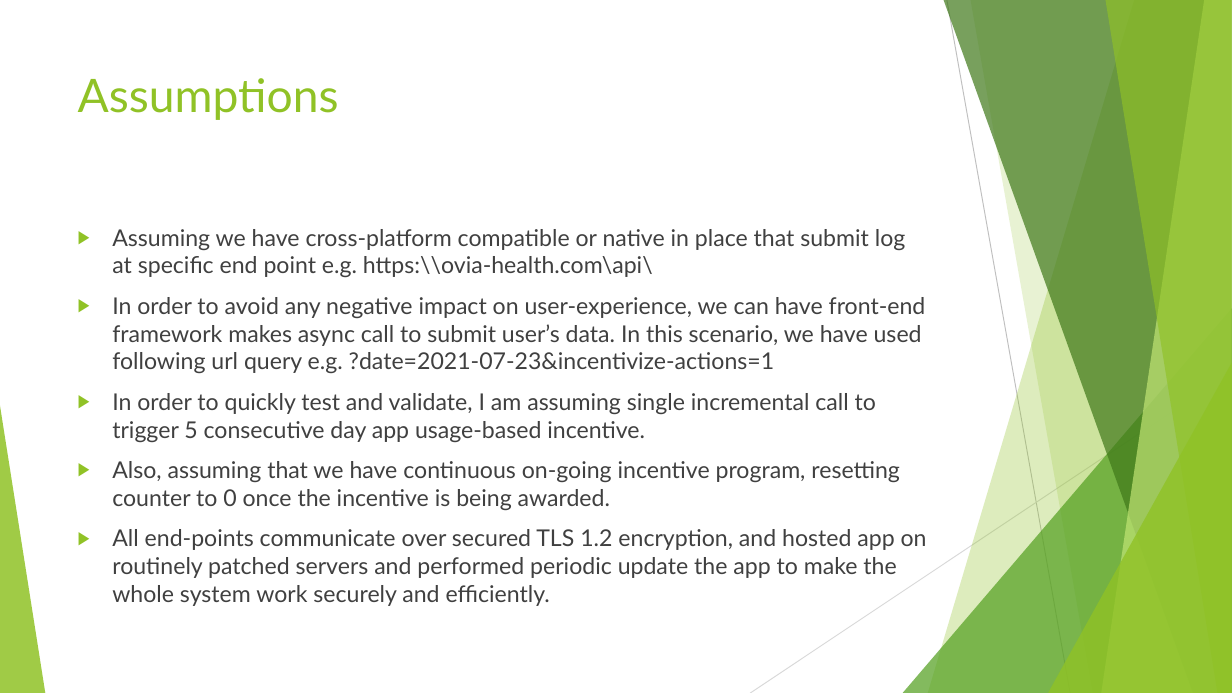
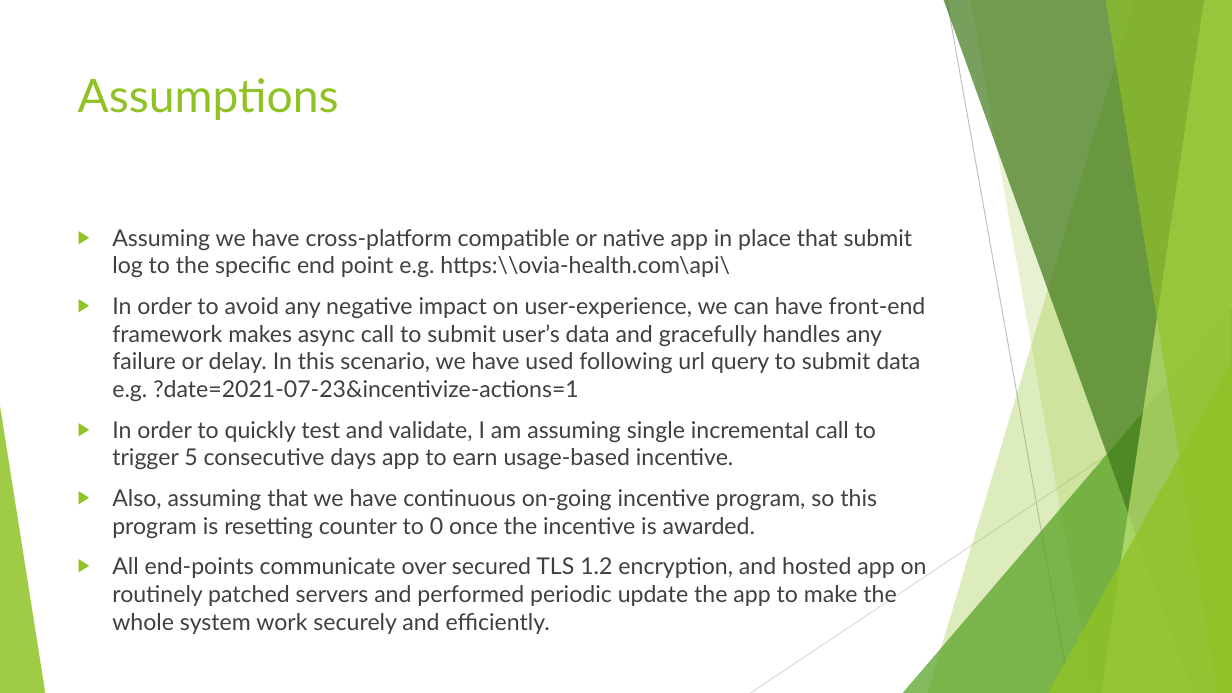
Before and after one commit to shah63/ovia-health-exercise, a slide deck: slide 3 of Ovia Health App.pptx. Drawn at 1232x693 pixels with LibreOffice and Linux fonts; fonts in the diff are those of the drawing. Boxes give left, top, right and bottom in pixels: in the first picture for what was removed or moved away, otherwise in the second. Text is boxed around its words. In the diff, an @@ line names an element or a change of style, - is before the commit and + after.

Commit message:
fixed typos

```diff
--- a/Ovia Health App.pptx
+++ b/Ovia Health App.pptx
@@ text at (x1=112, y1=229, x2=926, y2=538): text changed @@
-▶ Assuming we have cross-platform compatible or native in place that submit log at specific end point e.g. https:\\ovia-health.com\api\
-▶ In order to avoid any negative impact on user-experience, we can have front-end framework makes async call to submit user’s data. In this scenario, we have used following url query e.g. ?date=2021-07-23&incentivize-actions=1
-▶ In order to quickly test and validate, I am assuming single incremental call to trigger 5 consecutive day app usage-based incentive.
-▶ Also, assuming that we have continuous on-going incentive program, resetting counter to 0 once the incentive is being awarded.
+▶ Assuming we have cross-platform compatible or native app in place that submit log to the specific end point e.g. https:\\ovia-health.com\api\
+▶ In order to avoid any negative impact on user-experience, we can have front-end framework makes async call to submit user’s data and gracefully handles any failure or delay. In this scenario, we have used following url query to submit data e.g. ?date=2021-07-23&incentivize-actions=1
+▶ In order to quickly test and validate, I am assuming single incremental call to trigger 5 consecutive days app to earn usage-based incentive.
+▶ Also, assuming that we have continuous on-going incentive program, so this program is resetting counter to 0 once the incentive is awarded.
```
